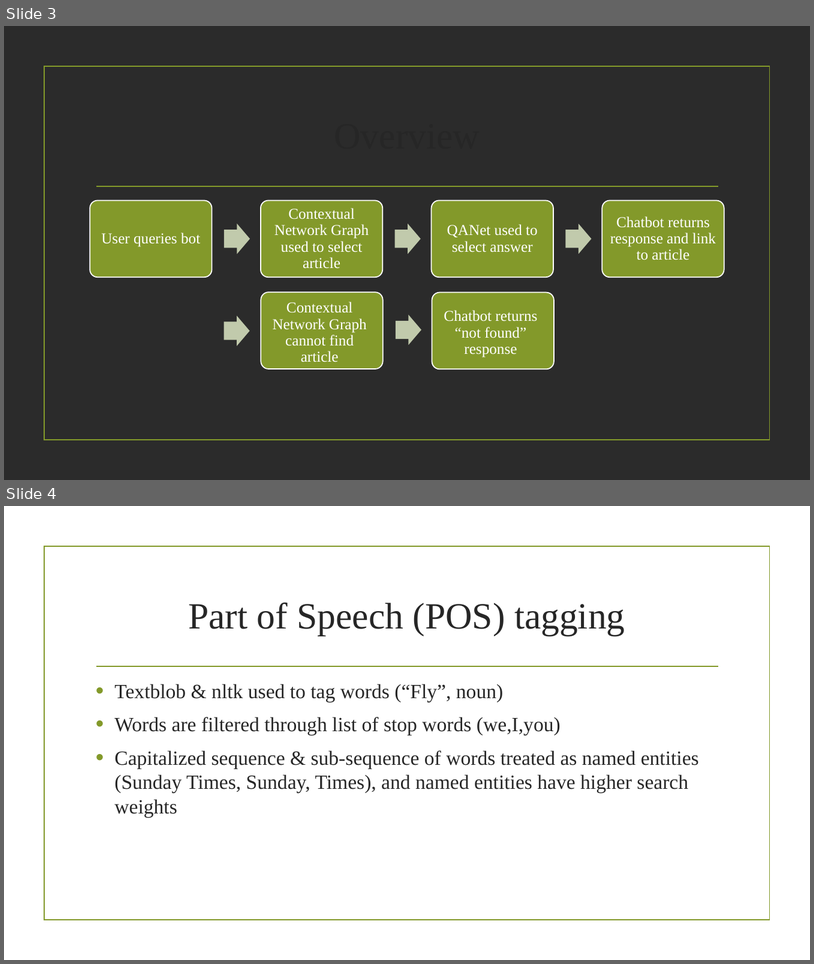
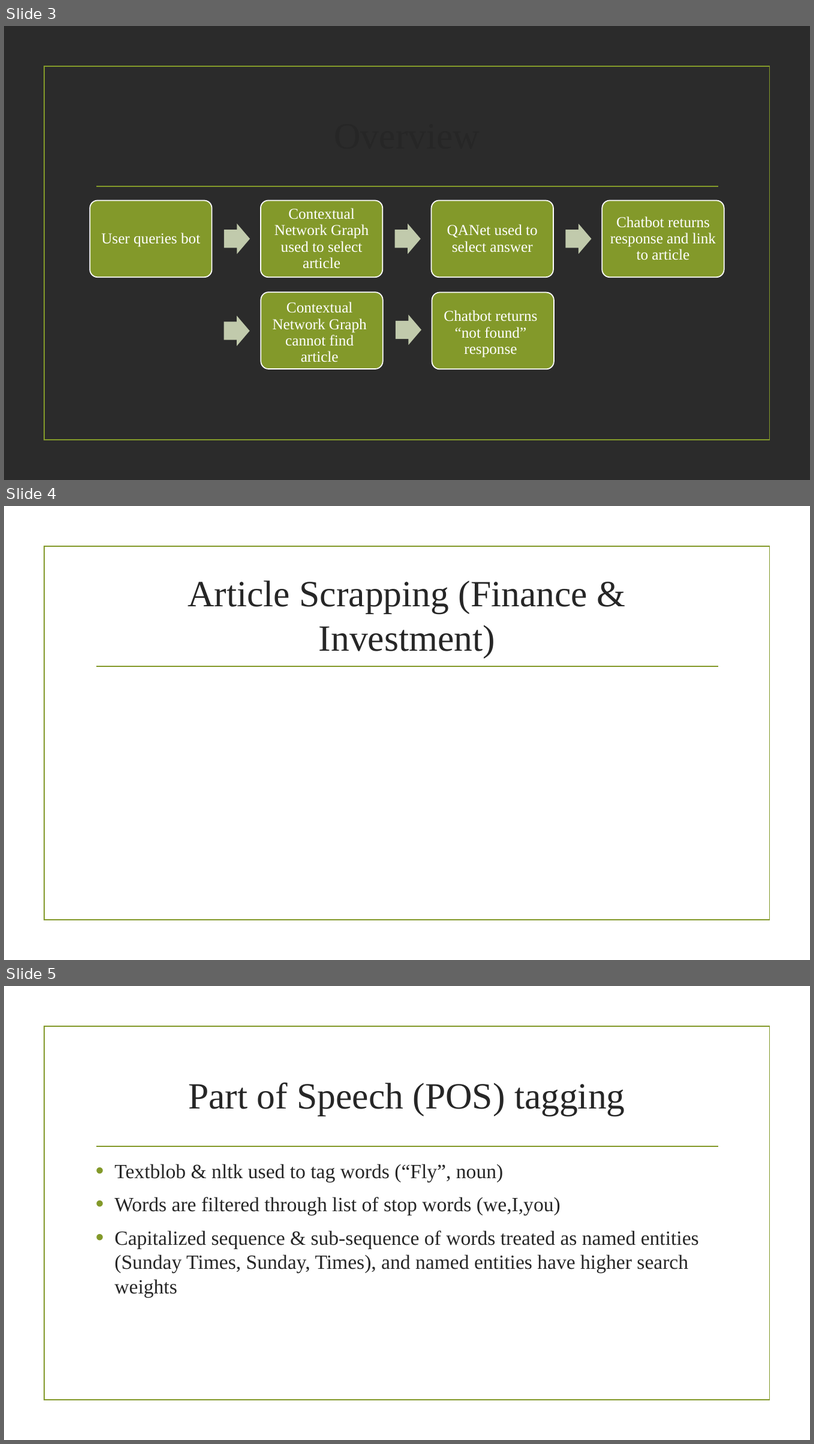
Before and after one commit to FrederickBernkastel/Ruffles, a slide deck: Presentation Data/Presentation.pptx. Shown one above the other, each under a label of ours: slides 3 and 4 before the commit, slides 3, 4 and 5 after it. The pictures are 814x964 and 814x1444 pixels, drawn with LibreOffice and Linux fonts; fonts in the diff are those of the drawing; background and template pictures are left out; a plain dark background stands for a picture behind light text. Boxes give left, top, right and bottom in pixels: in the first picture for what was removed or moved away, otherwise in the second. Text is boxed around its words. In the diff, an @@ line names an element or a change of style, - is before the commit and + after.

```diff
--- a/Presentation Data/Presentation.pptx
+++ b/Presentation Data/Presentation.pptx
@@ slide 4 added at bbox=[4, 506, 810, 960], background picture (left out); not listed: 2 template elements that a slide beside it also shows @@
@@ title added at bbox=[188, 580, 588, 658], 44 pt, text #262626 @@
+Article Scrapping (Finance & Investment)
@@ what was slide 4 is now slide 5 @@
```
Also in this commit, not shown: 4 other slides added, 1 slide removed, 1 other file.
